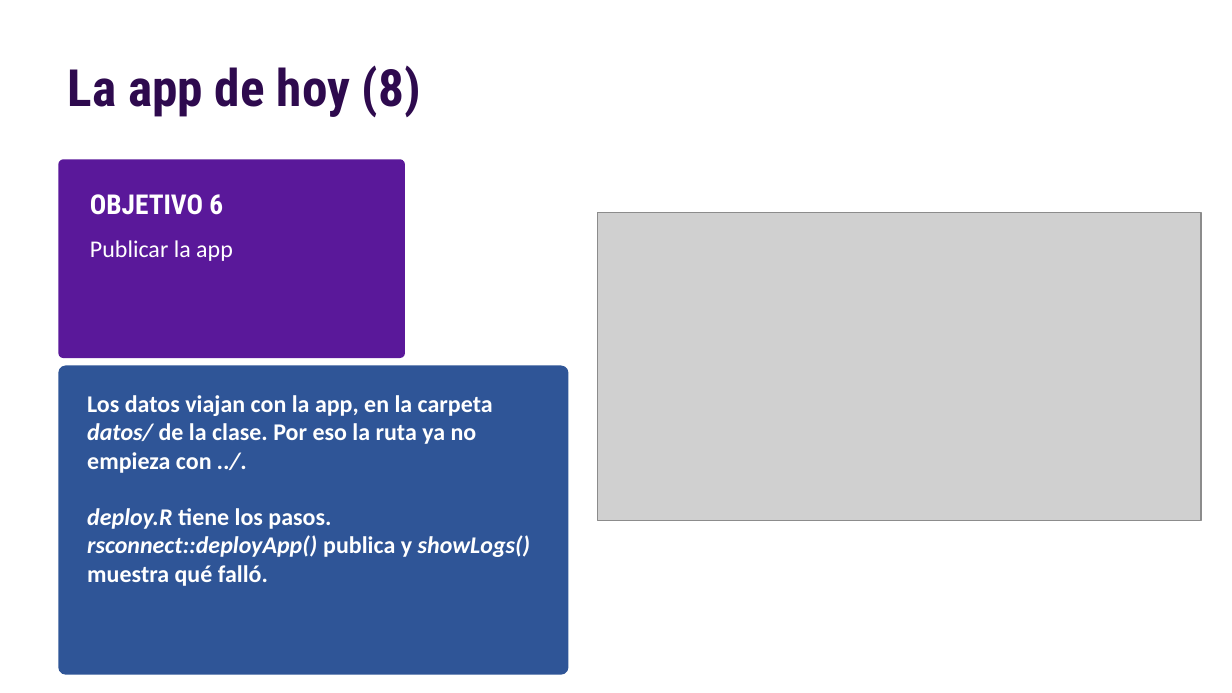
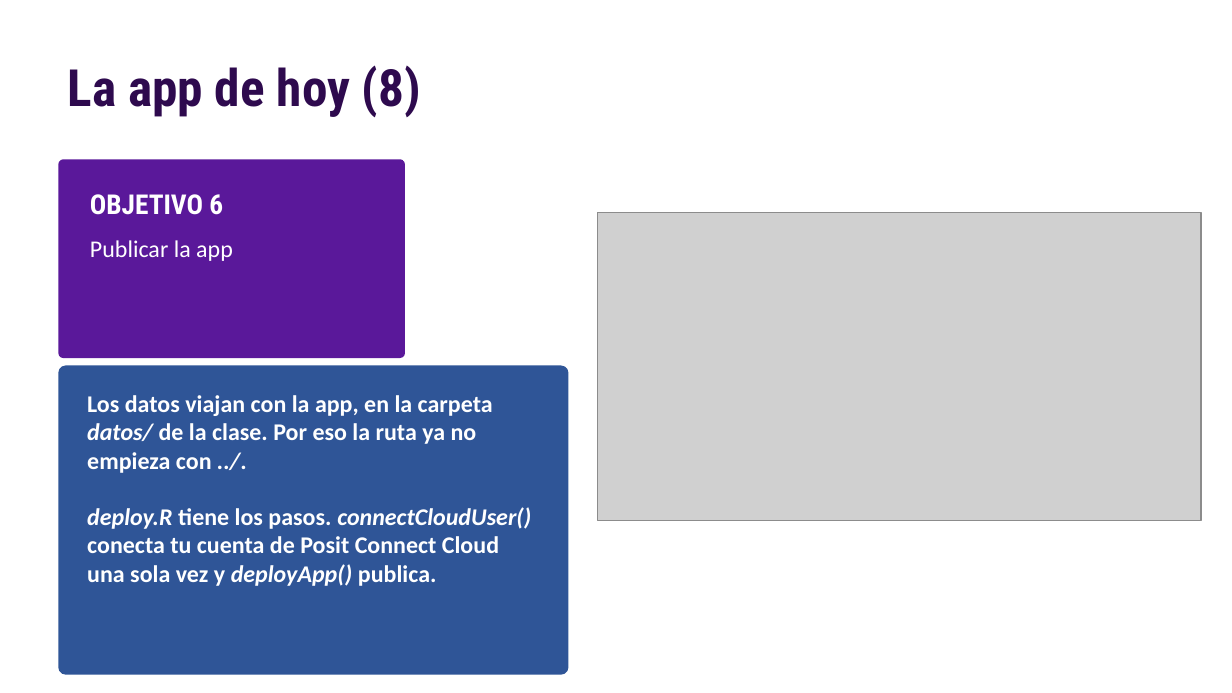
Before and after one commit to nahura99/visualizacion_datos_shiny, a slide deck: slide 10 of clase7/clase7.pptx. Drawn at 1232x693 pixels with LibreOffice and Linux fonts; fonts in the diff are those of the drawing; grey boxes stand for pictures. Boxes give left, top, right and bottom in pixels: in the first picture for what was removed or moved away, otherwise in the second. Text is boxed around its words. In the diff, an @@ line names an element or a change of style, - is before the commit and + after.

Commit message:
Sumar GitHub como desafío opcional y publicar en Posit Connect Cloud
- Clase 1 explica cómo trabajar en un proyecto de RStudio y suma dos láminas
  y una sección de primeros_pasos.R con GitHub como desafío opcional.
- Clase 7 publica en Posit Connect Cloud con rsconnect en lugar de
  shinyapps.io (deploy.R y láminas).
- Clase Extra y README actualizados a Posit Connect Cloud.

```diff
--- a/clase7/clase7.pptx
+++ b/clase7/clase7.pptx
@@ text at (x1=87, y1=507, x2=531, y2=586): text changed; italic off @@
-deploy.R tiene los pasos. rsconnect::deployApp() publica y showLogs() muestra qué falló.
+deploy.R tiene los pasos. connectCloudUser() conecta tu cuenta de Posit Connect Cloud una sola vez y deployApp() publica.
```
Also in this commit, not shown: 3 other slides changed, 5 other files.
